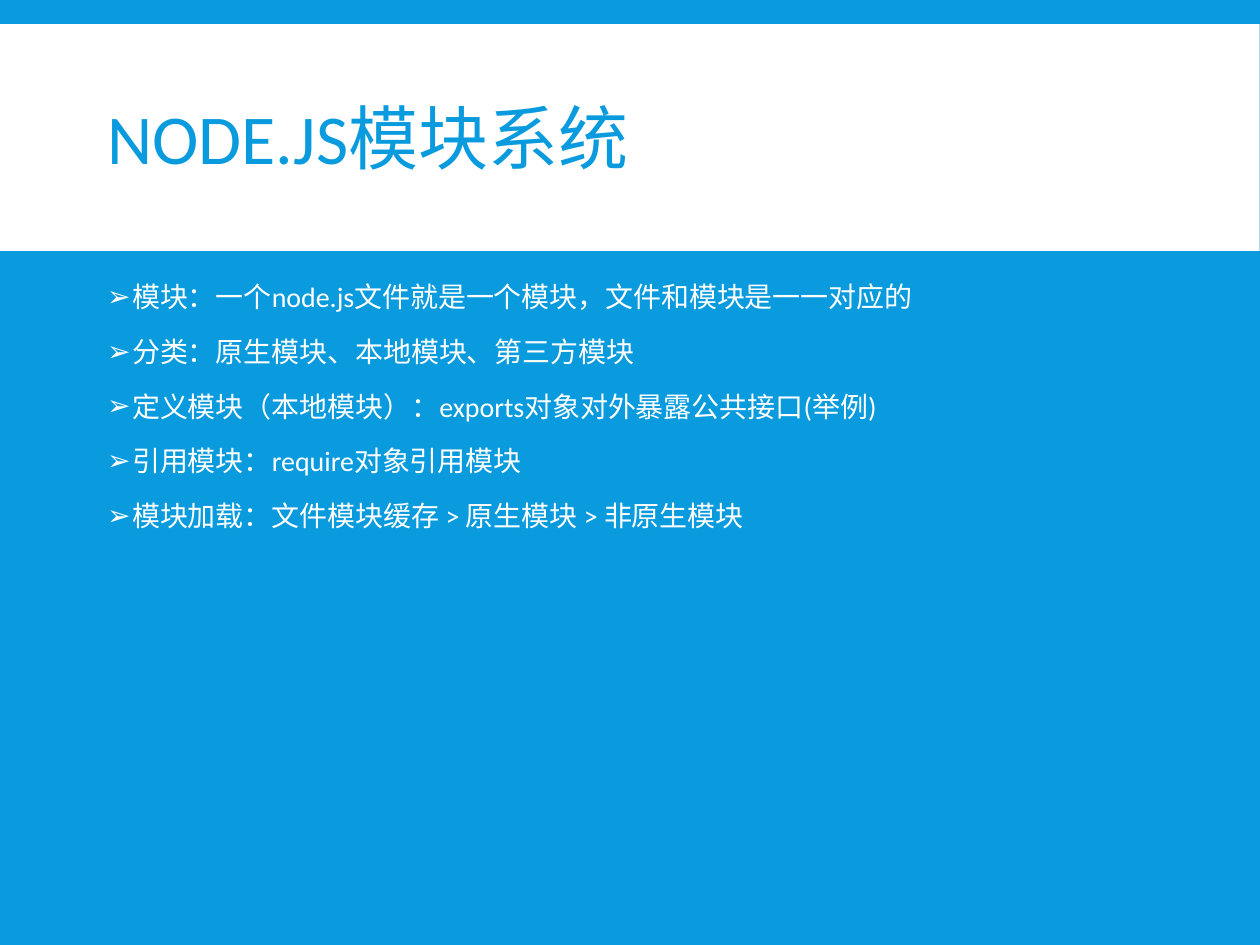
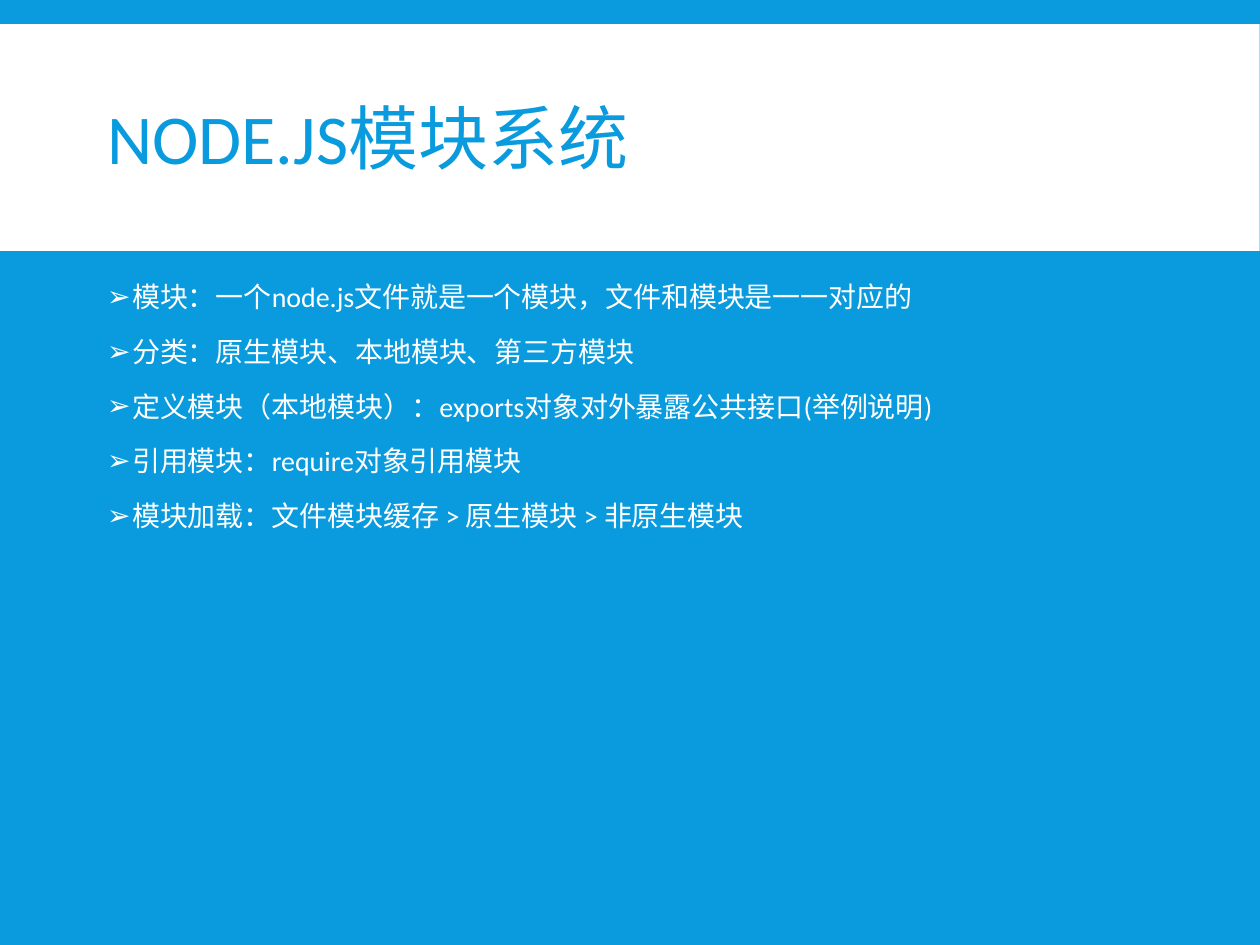
Before and after one commit to xiayu1986/webLearn, a slide deck: slide 4 of mix/技术分享/NODE技术分享.pptx (slide 5 before the commit). Drawn at 1260x945 pixels with LibreOffice and Linux fonts; fonts in the diff are those of the drawing. Boxes give left, top, right and bottom in pixels: in the first picture for what was removed or moved away, otherwise in the second. Text is boxed around its words. In the diff, an @@ line names an element or a change of style, - is before the commit and + after.

```diff
--- a/mix/技术分享/NODE技术分享.pptx
+++ b/mix/技术分享/NODE技术分享.pptx
@@ text at (132,393,932,422): text changed @@
-➢ 定义模块（本地模块）：exports对象对外暴露公共接口(举例)
+➢ 定义模块（本地模块）：exports对象对外暴露公共接口(举例说明)
```
Also in this commit, not shown: 2 other slides changed, 3 slides added, 1 slide removed, 1 other file.
